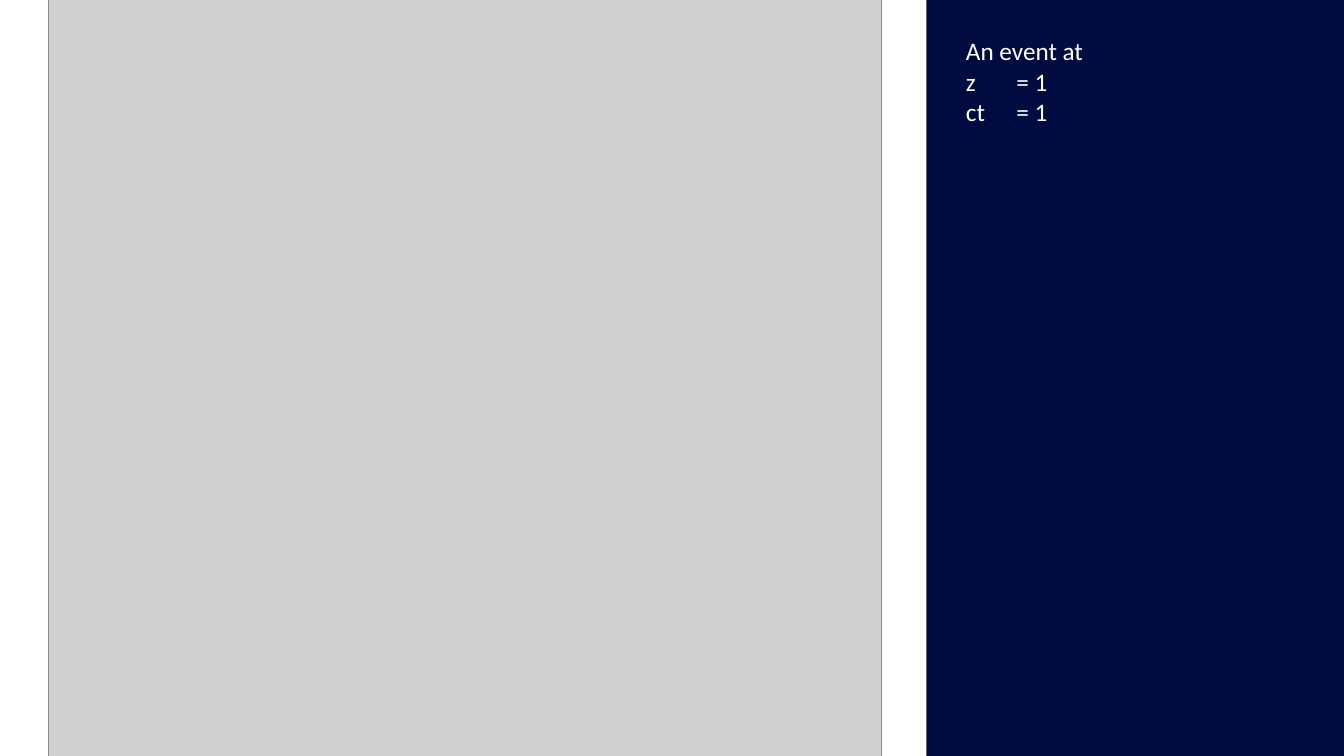
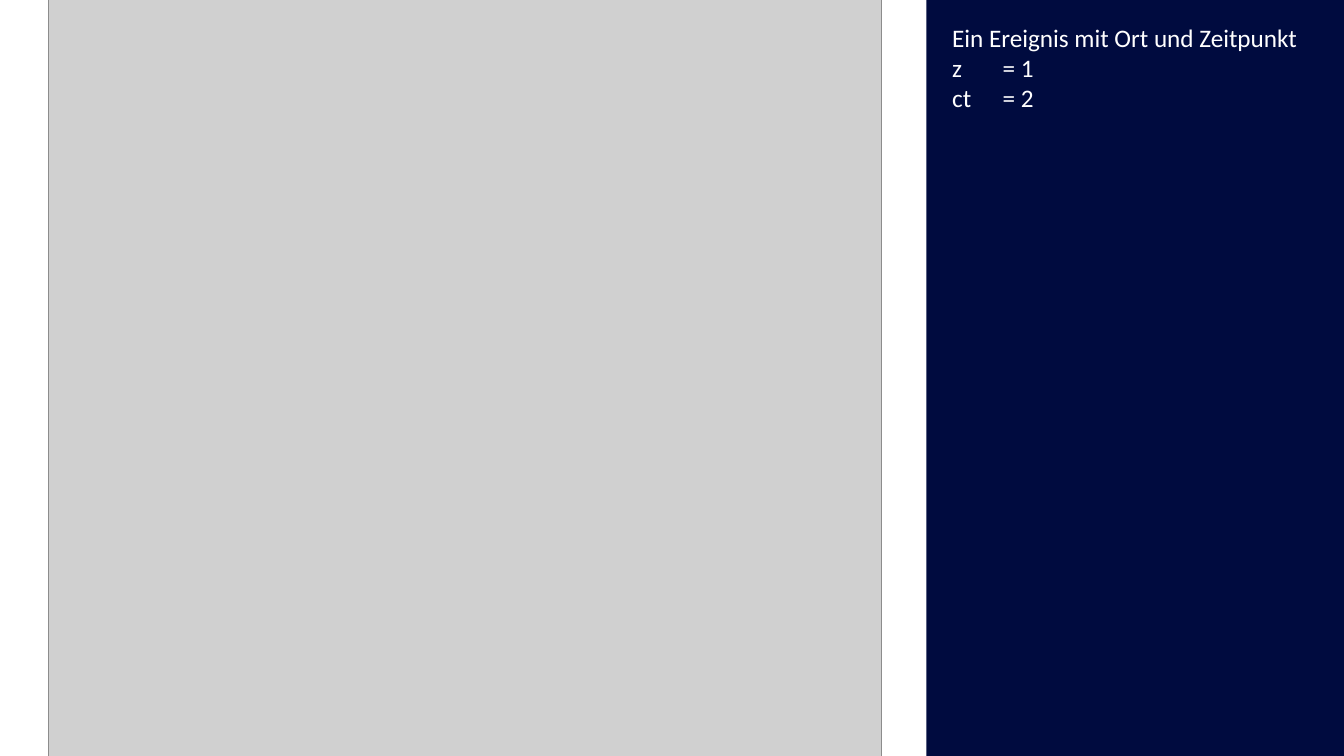
Before and after one commit to sanderpaul/srt, a slide deck: slide 4 of slides/minkowski.pptx. Drawn at 1344x756 pixels with LibreOffice and Linux fonts; fonts in the diff are those of the drawing; grey boxes stand for pictures. Boxes give left, top, right and bottom in pixels: in the first picture for what was removed or moved away, otherwise in the second. Text is boxed around its words. In the diff, an @@ line names an element or a change of style, - is before the commit and + after.

```diff
--- a/slides/minkowski.pptx
+++ b/slides/minkowski.pptx
@@ text "Ein Ereignis mit Ort und ...": place and size @@
-text "Ein Ereignis mit Ort und ..." at [966,43,1083,121]
+text "Ein Ereignis mit Ort und ..." at [952,29,1297,107]
@@ text at [952,29,1297,52]: text changed @@
-An event at
+Ein Ereignis mit Ort und Zeitpunkt
@@ text at [952,90,1034,107]: text changed @@
-ct = 1
+ct = 2
```
Also in this commit, not shown: 1 other slide changed, 5 slides added, 2 slides removed, 8 other files.
